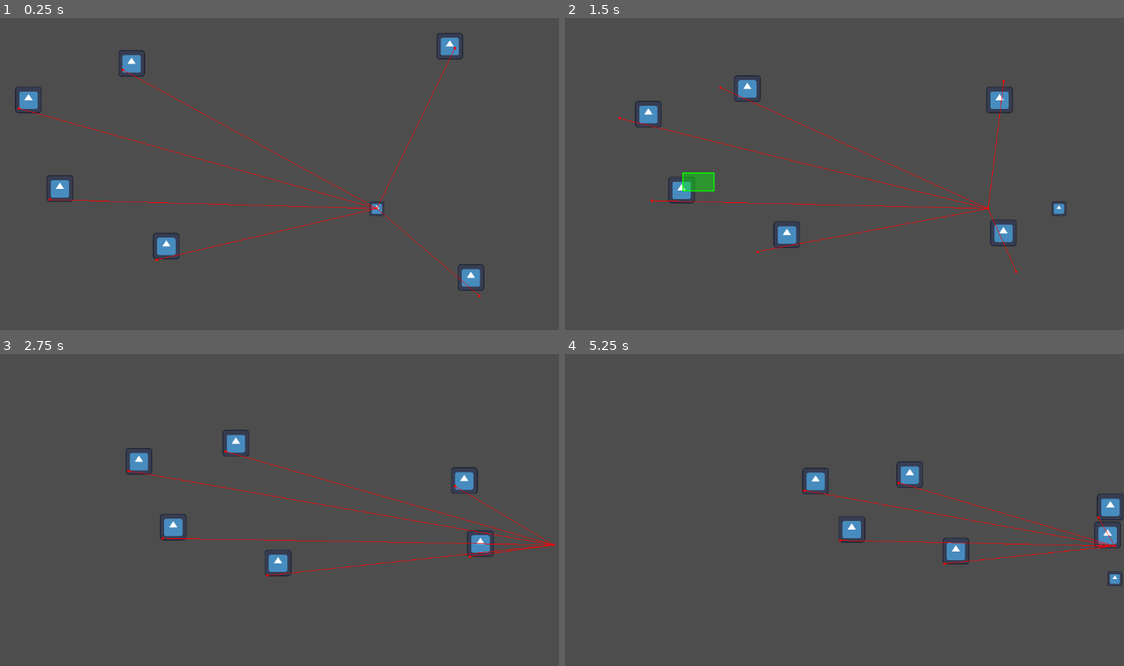
Above: before the commit, frames 1-4 (two rows, left to right).
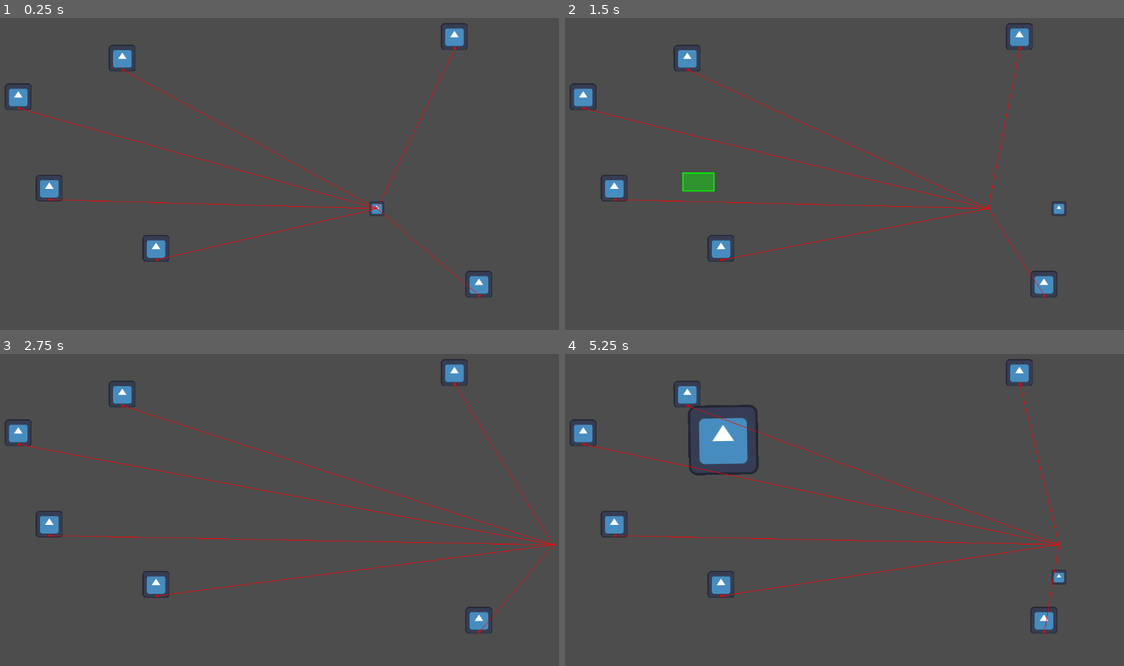
Above: after the commit, the same moments.

Repository: holonkai/GAMEJAM
Game: Godot game, scene res://node_2d.tscn
Two runs of this game, one before a commit and one after it. Both use one fixed random seed, a clock stepped at 60 frames per second and the inputs below. The engine's default icon, where the game draws it, is replaced by a stand-in: a white triangle on a blue panel in a dark square.
Inputs (mouse positions are in pixels of both pictures, inside the frame that each line leads up to):
- Up to frame 1 (0.25 s): no input
- Up to frame 2 (1.5 s): move the mouse to (950, 136) at 0.52 s; hold Right (ui_right) 0.53-1.25 s; click (950, 136) at 0.67 s; drag from (682, 170) to (777, 223) at 1.27 s
- Up to frame 3 (2.75 s): move the mouse to (307, 413) at 2.02 s; hold Right (ui_right) from 2.03 s (still down); click (307, 413) at 2.17 s
- Up to frame 4 (5.25 s): release Right (ui_right) at 2.75 s; drag from (777, 559) to (620, 438) at 2.77 s; move the mouse to (1001, 544) at 3.52 s; hold Left (ui_left) 3.53-4.25 s; click (1001, 544) at 3.67 s; drag from (620, 438) to (715, 400) at 4.27 s; move the mouse to (844, 491) at 5.02 s; hold Down (ui_down) from 5.03 s (still down); click (844, 491) at 5.17 s

The runs differ from the first frame. In frame 1, 2.0% of the frame differs, in the area x 0-89%, y 1-90%; in frame 2, 4.0%; in frame 3, 4.7%; in frame 4, 6.2%, in the area x 0-100%, y 1-90%.

Commit message:
selection

Diff:
--- a/minion.tscn
+++ b/minion.tscn
@@ -28,4 +28,9 @@
 wait_time = 0.83
 autostart = true
 
+[node name="Selector" type="Sprite2D" parent="."]
+rotation = -0.015708
+texture = ExtResource("2_777tc")
+centered = false
+
 [connection signal="timeout" from="Timer" to="." method="_on_timer_timeout"]
--- a/player.gd
+++ b/player.gd
@@ -1,15 +1,28 @@
 extends CharacterBody2D
 const moveSpeed=5000.0
 
+
 @export var Goal: Node = null
+@onready var cam: Camera2D=get_viewport().get_camera_2d()
+func _ready() -> void:
+	$Selector.hide()
+	$NavigationAgent2D.target_position=Goal.global_position
 
-func _ready() -> void:
-	$NavigationAgent2D.target_position=Goal.global_position
+func is_in_selection_box(box:Rect2):
+	return box.has_point(global_position)
+
+func select():
+	$Selector.show()
+	add_to_group("selected-units")
+
+func deselect():
+	$Selector.hide()
+	remove_from_group("selected-units")
 
 func _physics_process(delta: float) -> void:
 	if(!$NavigationAgent2D.is_target_reached()):
 		var navPointDirection=to_local($NavigationAgent2D.get_next_path_position()).normalized()
-		velocity= navPointDirection*moveSpeed*delta
+		#velocity= navPointDirection*moveSpeed*delta
 		move_and_slide()
 
 
--- a/unit_selector.gd
+++ b/unit_selector.gd
@@ -12,11 +12,15 @@
 
 		else:
 			selecting=false
+			if dragStart.is_equal_approx(e.position):
+				selectBox=Rect2(e.position,Vector2.ZERO)
+			update_selected_units()
 			queue_redraw()
 	elif selecting and e is InputEventMouseMotion:
 		var x_min=min(dragStart.x,e.position.x)
 		var y_min=min(dragStart.y,e.position.y)
 		selectBox=Rect2(x_min,y_min,max(dragStart.x,e.position.x)-x_min,max(dragStart.y,e.position.y)-y_min)
+		update_selected_units()
 		queue_redraw()
 
 func _draw():
@@ -24,3 +28,10 @@
 	if not selecting: return
 	draw_rect(selectBox,Color("#00ff0066"))
 	draw_rect(selectBox,Color('#00ff00'),false,2.0)
+
+func update_selected_units():
+	for unit in get_tree().get_nodes_in_group("selectableUnits"):
+		if(unit.is_in_selection_box(selectBox)):
+			unit.select()
+		else:
+			unit.deselect()
